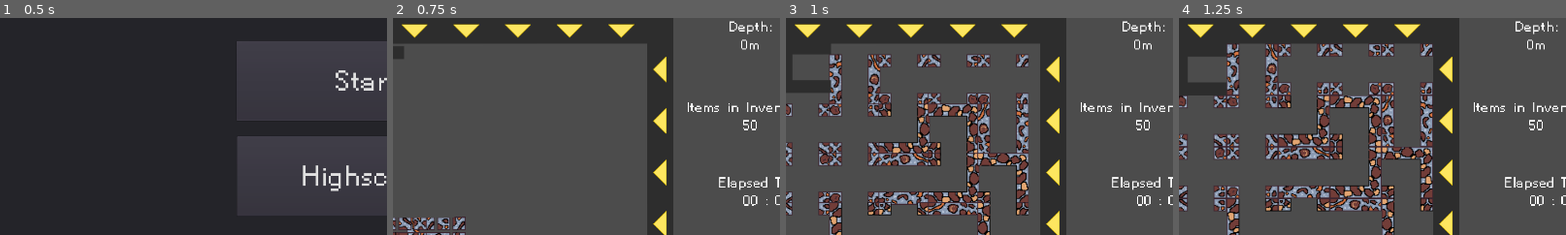
Above: before the commit, frames 1-4 (left to right).
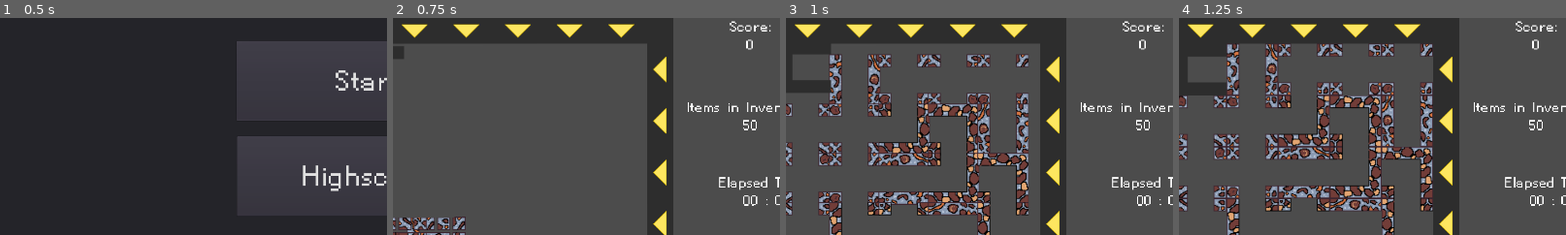
Above: after the commit, the same moments.

Repository: DorianSnowball/amazeing-mine
Game: Godot game, scene res://menu.tscn
The game is run twice, just before and just after one commit, with the same random seed, the same clock (stepped at 60 frames per second) and the same inputs. The engine's default icon, where the game draws it, is replaced by a stand-in: a white triangle on a blue panel in a dark square.
Inputs:
- Up to frame 1 (0.5 s): no input
- Up to frame 2 (0.75 s): click "Start" at 0.5 s
- Up to frame 3 (1 s): no input
- Up to frame 4 (1.25 s): no input
The pictures show only the part of the screen within x 4-54%, y 0-50%; the shares and areas given below are measured in that part.

Frame 1 is identical in both runs. In frame 2, 0.3% of the frame differs, in the area x 86-98%, y 1-15%; in frame 3, 0.3%; in frame 4, 0.3%.
Error in both runs: Unable to iterate on object of type 'Nil'. (res://Highscore.gd:29)

Commit message:
added gems

Diff:
--- /dev/null
+++ b/game/ChestAnimation.tres
@@ -0,0 +1,37 @@
+[gd_resource type="SpriteFrames" load_steps=7 format=2]
+
+[ext_resource path="res://Sprites/Chest.png" type="Texture" id=1]
+[ext_resource path="res://Sprites/Gem2.png" type="Texture" id=2]
+
+[sub_resource type="AtlasTexture" id=4]
+flags = 4
+atlas = ExtResource( 2 )
+region = Rect2( 0, 0, 64, 64 )
+
+[sub_resource type="AtlasTexture" id=1]
+flags = 4
+atlas = ExtResource( 1 )
+region = Rect2( 0, 0, 64, 64 )
+
+[sub_resource type="AtlasTexture" id=2]
+flags = 4
+atlas = ExtResource( 1 )
+region = Rect2( 64, 0, 64, 64 )
+
+[sub_resource type="AtlasTexture" id=3]
+flags = 4
+atlas = ExtResource( 1 )
+region = Rect2( 128, 0, 64, 64 )
+
+[resource]
+animations = [ {
+"frames": [ SubResource( 4 ) ],
+"loop": true,
+"name": "gem",
+"speed": 5.0
+}, {
+"frames": [ SubResource( 1 ), SubResource( 2 ), SubResource( 3 ) ],
+"loop": true,
+"name": "chest",
+"speed": 1.0
+} ]
--- a/game/Gamefield.gd
+++ b/game/Gamefield.gd
@@ -243,16 +243,17 @@
 
 
     drawField()
-    $"../Score".increaseScore()
+    $"../Score".increaseScore(10)
     #dwarf.position.y -= tile_basesize*tile_scaling
 
     yield(get_tree().create_timer(0.5), "timeout")
     scrolling = false
 
 
-export var itemProb = 0.5
+export var itemProb = 0.1337
+export var chestProb = 0.5
 func generateTileItem(row):
-    if randf() < itemProb:
+    if randf() < chestProb:
         var tile = row[randi() % row.size()]
         var chest = load("res://TileItem.tscn").instance()
         match tile.rotation_degrees:
@@ -268,10 +269,23 @@
             chest.scale.y *= -1
             chest.rotation_degrees *= -1
         tile.add_child(chest)
-
-
-
-
-# Called every frame. 'delta' is the elapsed time since the previous frame.
-#func _process(delta):
-#    pass
+        return
+
+    if randf() < itemProb:
+        var tile: KinematicBody2D = row[randi() % row.size()]
+        var item = load("res://TileItem.tscn").instance()
+        item.get_node("Sprite").play("gem")
+        item.score = 200
+        match tile.rotation_degrees:
+            90.0: item.rotation_degrees = -90
+            180.0: item.rotation_degrees = 180
+            270.0: item.rotation_degrees = -270
+            _: print(tile.rotation_degrees)
+
+        item.scale.x = 1
+        if tile.scale.x < 0:
+            item.rotation_degrees *= -1
+        if tile.scale.y < 0:
+            item.scale.y *= -1
+            item.rotation_degrees *= -1
+        tile.add_child(item)
--- a/game/Gamefield.tscn
+++ b/game/Gamefield.tscn
@@ -5,5 +5,6 @@
 
 [node name="Gamefield" type="Node2D"]
 script = ExtResource( 2 )
+itemProb = 0.5
 
 [node name="StaticBody2D" parent="." instance=ExtResource( 1 )]
--- a/game/Score.gd
+++ b/game/Score.gd
@@ -5,13 +5,9 @@
 # var a = 2
 # var b = "text"
 
+func _ready():
+    bbcode_text = "[center]Score:\n" + str(Globals.score)
 
-var score = 0
-
-func _ready():
-    bbcode_text = "[center]Depth:\n" + str(score)+"m"
-
-func increaseScore():
-    score += 10
-    Globals.score  = score
-    bbcode_text = "[center]Depth:\n" + str(score)+"m"
+func increaseScore(score):
+    Globals.score  += score
+    bbcode_text = "[center]Score:\n" + str(Globals.score)
--- a/game/TileItem.gd
+++ b/game/TileItem.gd
@@ -15,10 +15,15 @@
 #func _process(delta):
 #    pass
 
+var score
+
 
 func _on_Area2D_body_entered(body):
     if body.name == "Dwarf":
-        $"/root/Control/ItemList".add_tile($"/root/Control/Gamefield".getRandomTile(Vector2(0,0),false))
+        if score:
+            $"/root/Control/Score".increaseScore(score)
+        else:
+            $"/root/Control/ItemList".add_tile($"/root/Control/Gamefield".getRandomTile(Vector2(0,0),false))
         call_deferred("delete", self)
 
 func delete(node):
--- a/game/TileItem.tscn
+++ b/game/TileItem.tscn
@@ -1,30 +1,7 @@
-[gd_scene load_steps=8 format=2]
+[gd_scene load_steps=4 format=2]
 
-[ext_resource path="res://Sprites/Chest.png" type="Texture" id=1]
+[ext_resource path="res://ChestAnimation.tres" type="SpriteFrames" id=1]
 [ext_resource path="res://TileItem.gd" type="Script" id=2]
-
-[sub_resource type="AtlasTexture" id=1]
-flags = 4
-atlas = ExtResource( 1 )
-region = Rect2( 0, 0, 64, 64 )
-
-[sub_resource type="AtlasTexture" id=2]
-flags = 4
-atlas = ExtResource( 1 )
-region = Rect2( 64, 0, 64, 64 )
-
-[sub_resource type="AtlasTexture" id=3]
-flags = 4
-atlas = ExtResource( 1 )
-region = Rect2( 128, 0, 64, 64 )
-
-[sub_resource type="SpriteFrames" id=4]
-animations = [ {
-"frames": [ SubResource( 1 ), SubResource( 2 ), SubResource( 3 ) ],
-"loop": true,
-"name": "default",
-"speed": 1.0
-} ]
 
 [sub_resource type="RectangleShape2D" id=5]
 extents = Vector2( 30.2058, 30.9937 )
@@ -33,13 +10,15 @@
 script = ExtResource( 2 )
 
 [node name="Sprite" type="AnimatedSprite" parent="."]
+position = Vector2( -0.21022, 0 )
 scale = Vector2( 0.375, 0.375 )
-frames = SubResource( 4 )
-frame = 1
+frames = ExtResource( 1 )
+animation = "chest"
 playing = true
 
 [node name="Area2D" type="Area2D" parent="Sprite"]
 
 [node name="CollisionShape2D" type="CollisionShape2D" parent="Sprite/Area2D"]
 shape = SubResource( 5 )
+
 [connection signal="body_entered" from="Sprite/Area2D" to="." method="_on_Area2D_body_entered"]
Binary file added: game/Sprites/Gem.png
Not shown, added: game/Sprites/Gem.png.import
Binary file added: game/Sprites/Gem2.png
Not shown, added: game/Sprites/Gem2.png.import
